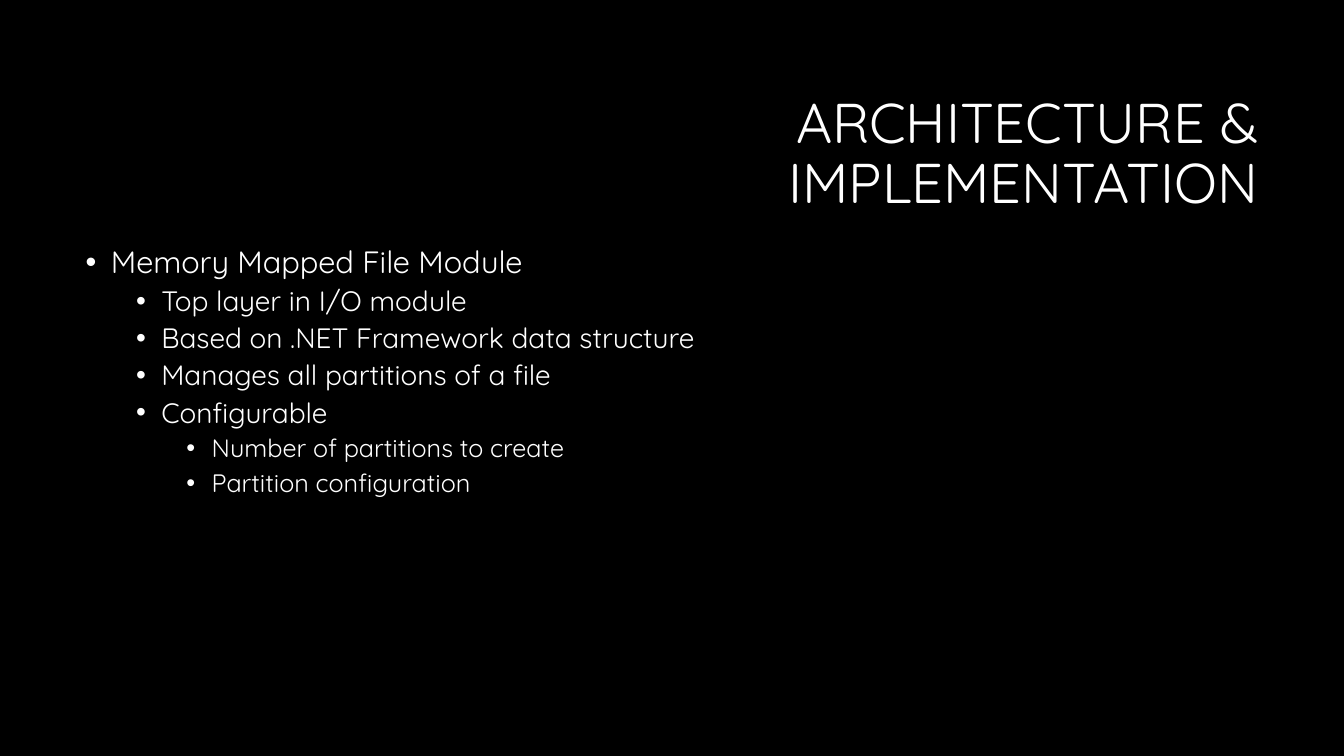
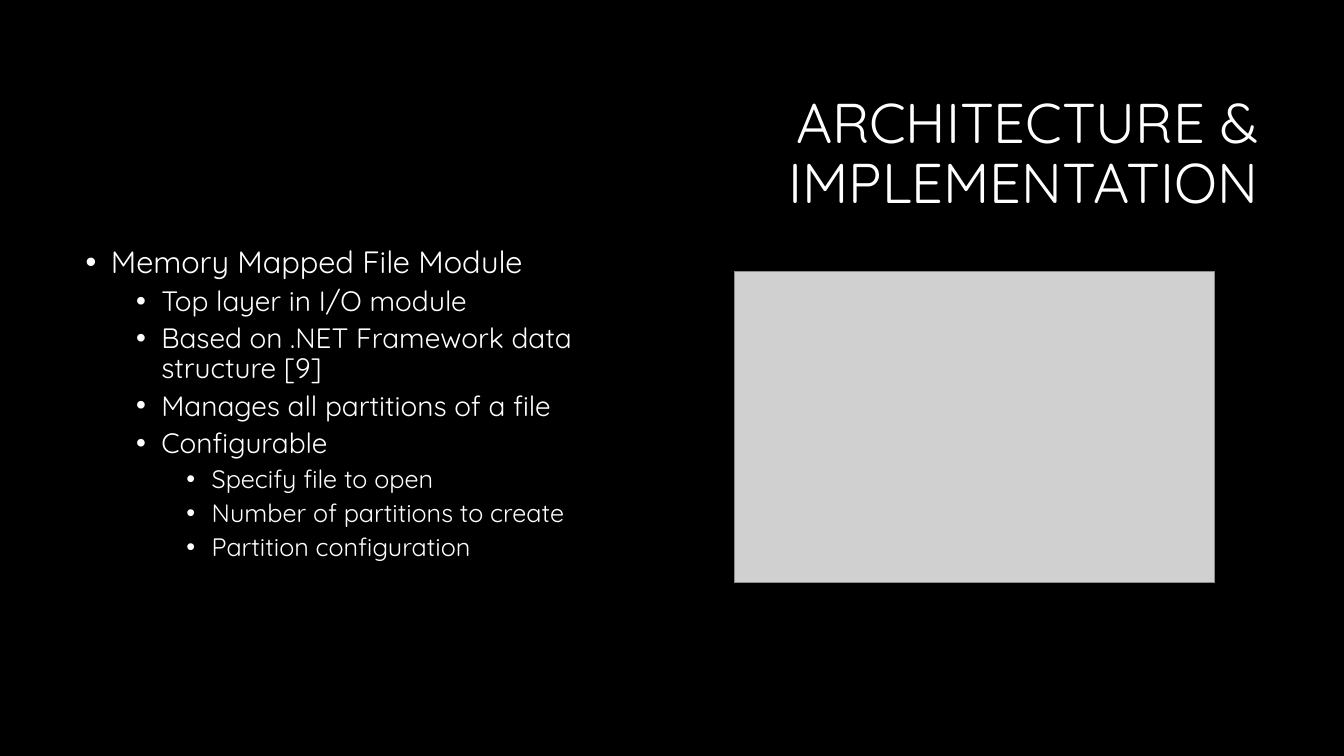
Before and after one commit to czifro-tech/instant-transmission, a slide deck: slide 67 of presentation/Thesis.pptx (slide 64 before the commit). Drawn at 1344x756 pixels with LibreOffice and Linux fonts; fonts in the diff are those of the drawing; grey boxes stand for pictures; background and template pictures are left out. Boxes give left, top, right and bottom in pixels: in the first picture for what was removed or moved away, otherwise in the second. Text is boxed around its words. In the diff, an @@ line names an element or a change of style, - is before the commit and + after.

```diff
--- a/presentation/Thesis.pptx
+++ b/presentation/Thesis.pptx
@@ picture added at [735,272,1215,584] @@
@@ text at [161,327,572,384]: text changed @@
-  • Based on .NET Framework data structure
+  • Based on .NET Framework data structure [9]
@@ text at [212,469,433,493]: paragraph added @@
+    • Specify file to open
```
Also in this commit, not shown: 33 other slides changed, 14 slides added, 2 slides removed, 6 other files.
